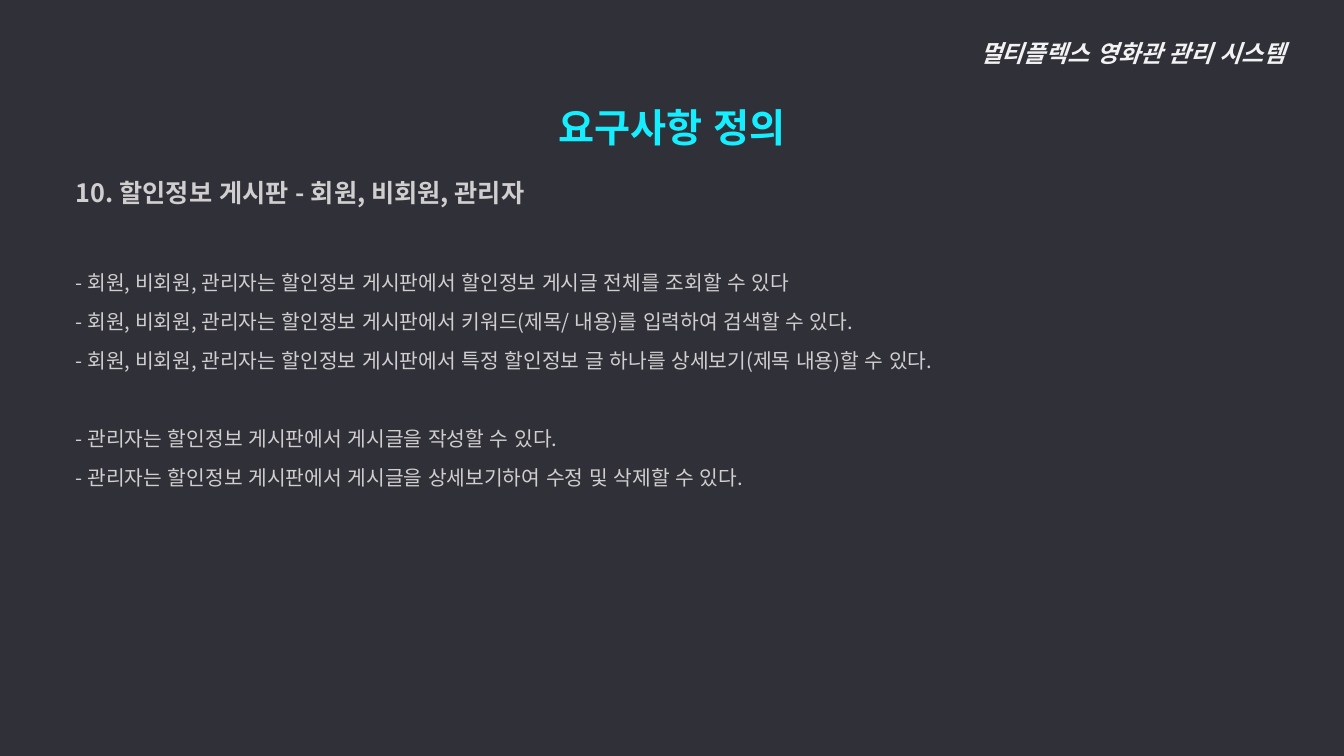
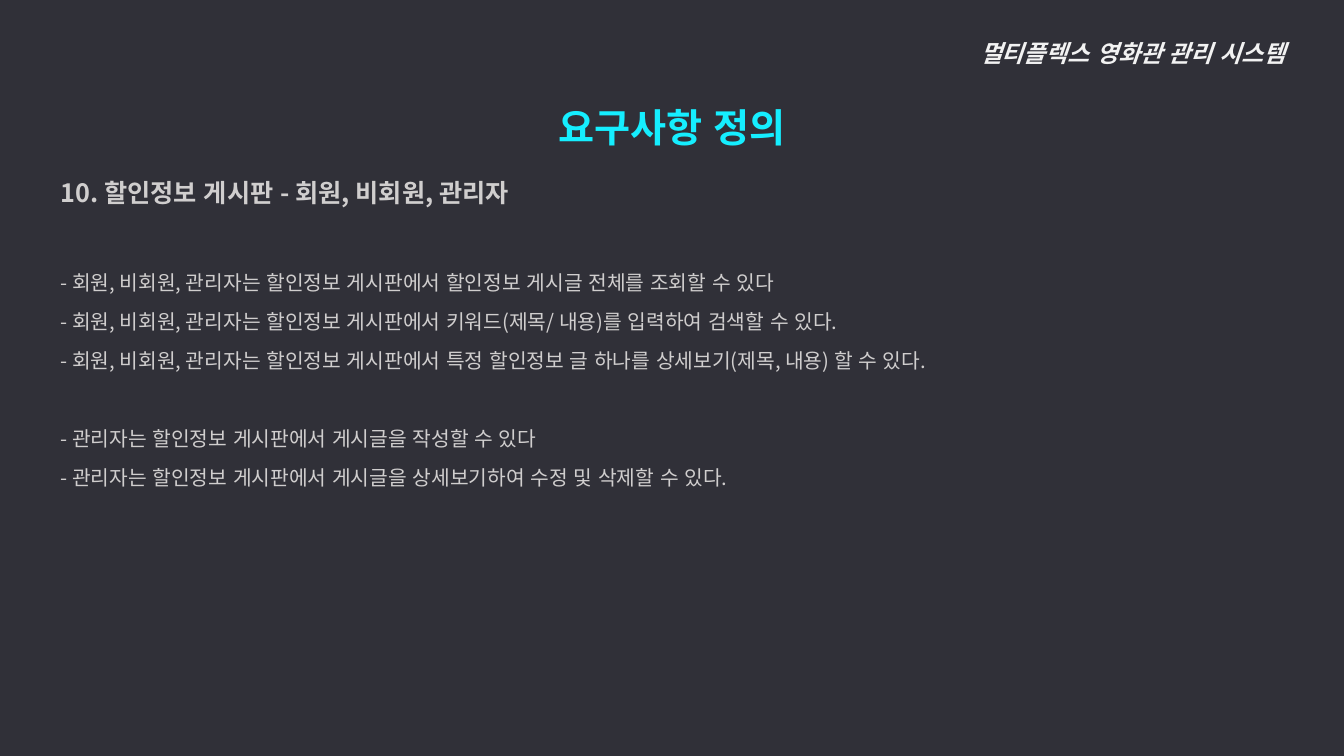
Before and after one commit to ywc-412/MultiplexTeamProject, a slide deck: slide 19 of 2조 시스템개요, 요구사항 정의.pptx (slide 18 before the commit). Drawn at 1344x756 pixels with LibreOffice and Linux fonts; fonts in the diff are those of the drawing. Boxes give left, top, right and bottom in pixels: in the first picture for what was removed or moved away, otherwise in the second. Text is boxed around its words. In the diff, an @@ line names an element or a change of style, - is before the commit and + after.

```diff
--- a/2조 시스템개요, 요구사항 정의.pptx
+++ b/2조 시스템개요, 요구사항 정의.pptx
@@ text "10. 할인정보 게시판 - 회원, ...": place and size @@
-text "10. 할인정보 게시판 - 회원, ..." at (76, 180, 932, 487)
+text "10. 할인정보 게시판 - 회원, ..." at (60, 180, 926, 487)
@@ text at (72, 351, 926, 448): text changed @@
-  - 회원, 비회원, 관리자는 할인정보 게시판에서 특정 할인정보 글 하나를 상세보기(제목 내용)할 수 있다.
-  - 관리자는 할인정보 게시판에서 게시글을 작성할 수 있다.
+  - 회원, 비회원, 관리자는 할인정보 게시판에서 특정 할인정보 글 하나를 상세보기(제목, 내용) 할 수 있다.
+  - 관리자는 할인정보 게시판에서 게시글을 작성할 수 있다
```
Also in this commit, not shown: 13 other slides changed, 2 slides added.
